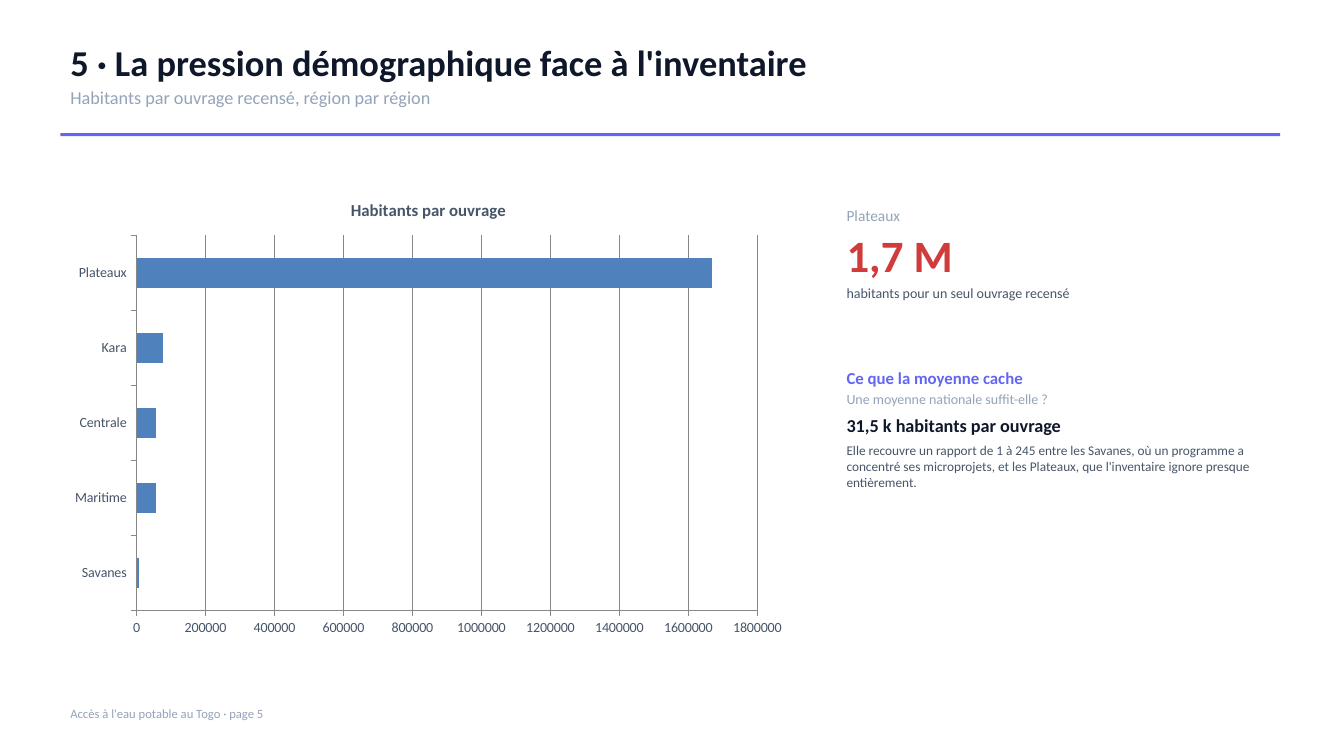
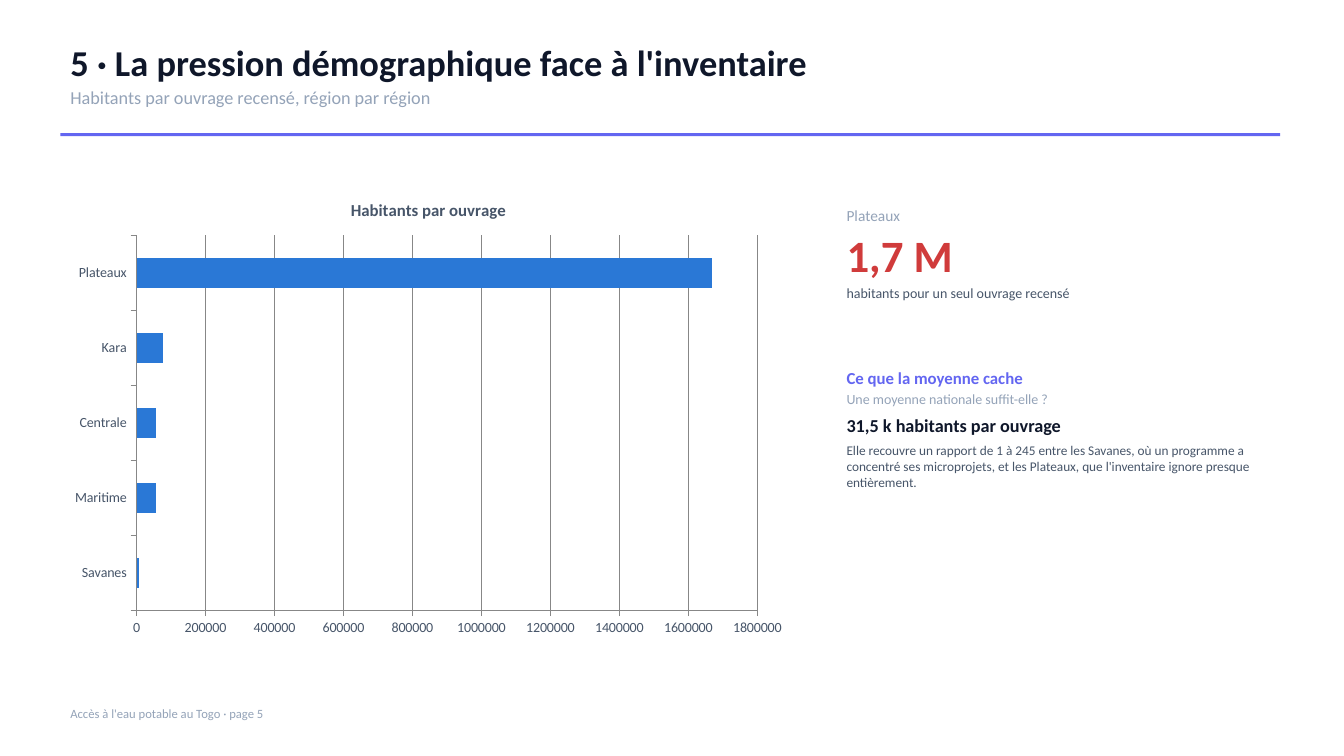
Before and after one commit to Bernardpip/data_lab_challenges, a slide deck: slide 5 of Togo-environnement-hydrolique/rapport/Togo_Eau_Assainissement_Rapport.pptx. Drawn at 1344x756 pixels with LibreOffice and Linux fonts; fonts in the diff are those of the drawing. Boxes give left, top, right and bottom in pixels: in the first picture for what was removed or moved away, otherwise in the second. Text is boxed around its words. In the diff, an @@ line names an element or a change of style, - is before the commit and + after.

```diff
--- a/Togo-environnement-hydrolique/rapport/Togo_Eau_Assainissement_Rapport.pptx
+++ b/Togo-environnement-hydrolique/rapport/Togo_Eau_Assainissement_Rapport.pptx
@@ bar chart at [60, 181, 797, 645] @@
@@ colour of Habitants par ouvrage #4F81BD to #2A78D6 @@
```
Also in this commit, not shown: 6 other slides changed, 7 other files.
